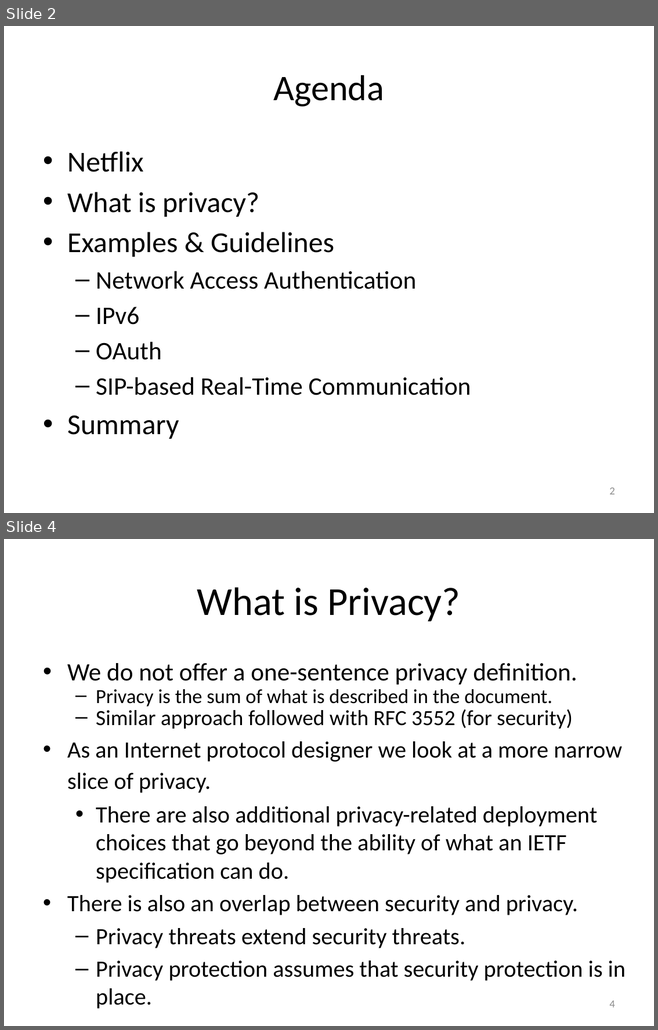
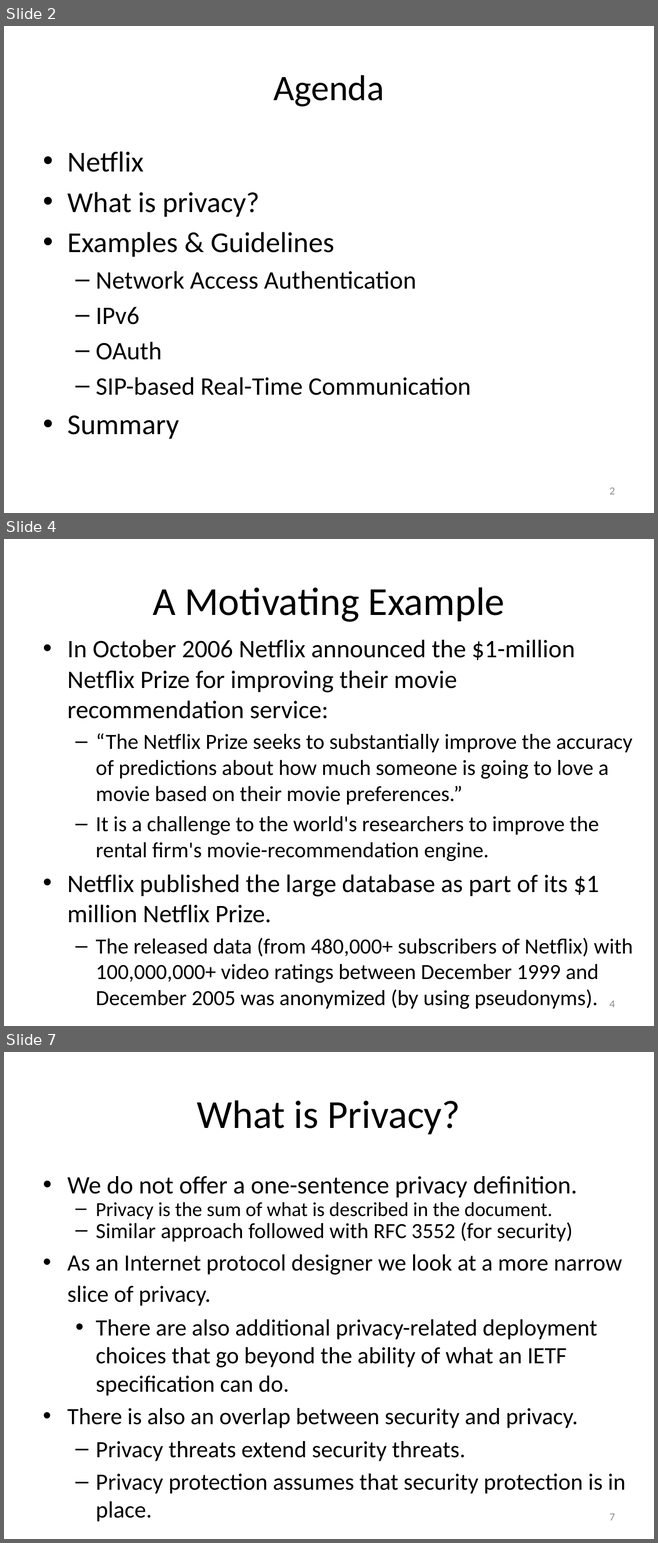
Before and after one commit to hannestschofenig/tschofenig-ids, a slide deck: PrivacyTutorial/iab-privacy-considerations.pptx. Shown one above the other, each under a label of ours: slides 2 and 4 before the commit, slides 2, 4 and 7 after it; the slides between them are not shown. The pictures are 658x1030 and 658x1543 pixels, drawn with LibreOffice and Linux fonts; fonts in the diff are those of the drawing. Boxes give left, top, right and bottom in pixels: in the first picture for what was removed or moved away, otherwise in the second. Text is boxed around its words. In the diff, an @@ line names an element or a change of style, - is before the commit and + after.

Commit message:
Incorporated the Netflix example.

```diff
--- a/PrivacyTutorial/iab-privacy-considerations.pptx
+++ b/PrivacyTutorial/iab-privacy-considerations.pptx
@@ slide 4 added at (4, 539, 654, 1026), background #FFFFFF @@
@@ title added at (152, 587, 505, 622), 44 pt, text #000000 @@
+A Motivating Example
@@ text added at (67, 639, 632, 983), 24 pt, text #000000 @@
+• In October 2006 Netflix announced the $1-million Netﬂix Prize for improving their movie recommendation service:
+  – “The Netflix Prize seeks to substantially improve the accuracy of predictions about how much someone is going to love a movie based on their movie preferences.”
+  – It is a challenge to the world's researchers to improve the rental firm's movie-recommendation engine.
+• Netflix published the large database as part of its $1 million Netflix Prize.
+  – The released data (from 480,000+ subscribers of Netﬂix) with 100,000,000+ video ratings between December 1999 and December 2005 was anonymized (by using pseudonyms).
@@ page number added at (609, 1001, 614, 1008), 12 pt, text #8C8C8C @@
+4
@@ what was slide 4 is now slide 7 @@
@@ page number at (609, 1514, 614, 1521): text changed @@
-4
+7
```
Also in this commit, not shown: 1 slide changed, 3 other slides added, 1 slide removed.
